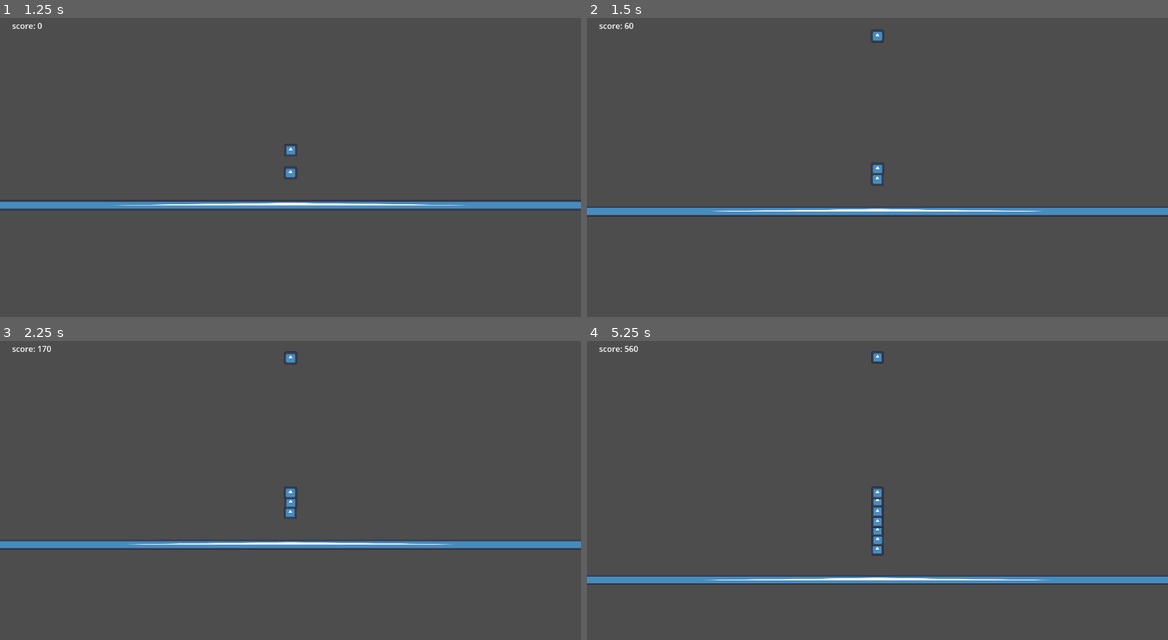
Above: before the commit, frames 1-4 (two rows, left to right).
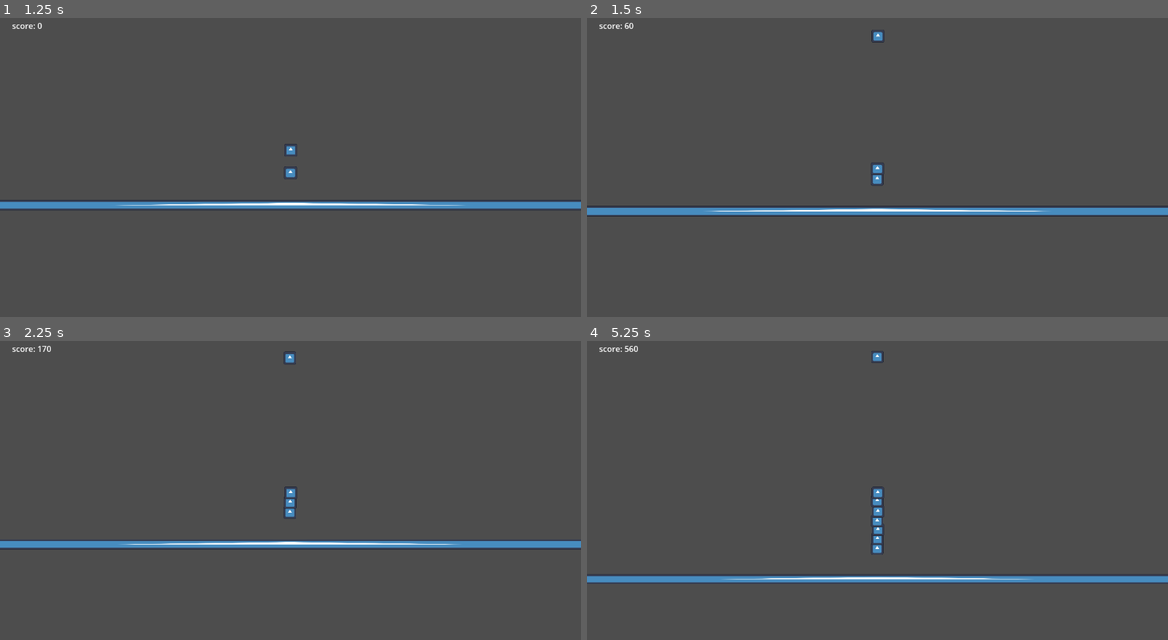
Above: after the commit, the same moments.

Repository: Nemo115/capybara_game
Game: Godot game, scene res://scenes/rigidbody_test_scene.tscn
The game is run twice, just before and just after one commit, with the same random seed, the same clock (stepped at 60 frames per second) and the same inputs. The project has no main scene, so this scene is started directly. The engine's default icon, where the game draws it, is replaced by a stand-in: a white triangle on a blue panel in a dark square.
Inputs:
- Up to frame 1 (1.25 s): tap Space (spawn) at 0.6 s
- Up to frame 2 (1.5 s): tap Space (spawn) at 1.35 s
- Up to frame 3 (2.25 s): tap Space (spawn) at 2.1 s
- Up to frame 4 (5.25 s): tap Space (spawn) every 0.75 s from 2.85 to 5.1 s

Frame 1 is identical in both runs. In frame 2, 0.3% of the frame differs, in the area x 0-100%, y 3-65%; in frame 3, 0.6%; in frame 4, 1.8%, in the area x 0-100%, y 3-82%.

Commit message:
added Camera shake

Diff:
--- a/scenes/rigidbody_test_scene.tscn
+++ b/scenes/rigidbody_test_scene.tscn
@@ -1,7 +1,8 @@
-[gd_scene load_steps=10 format=3 uid="uid://0wkr64r30xxd"]
+[gd_scene load_steps=12 format=3 uid="uid://0wkr64r30xxd"]
 
 [ext_resource type="Texture2D" uid="uid://bmidkq0n1526n" path="res://icon.svg" id="1_daupv"]
 [ext_resource type="Script" path="res://scripts/camera.gd" id="2_7v5iu"]
+[ext_resource type="Shader" path="res://shaders/chromatic_aberration.gdshader" id="4_88qpl"]
 [ext_resource type="PackedScene" uid="uid://dwatgmw27qdx2" path="res://scenes/spawner.tscn" id="4_f31pa"]
 [ext_resource type="PackedScene" uid="uid://b57w4ahy1i3ta" path="res://scenes/tower.tscn" id="5_fs2ga"]
 [ext_resource type="PackedScene" uid="uid://ccsp371h38sbk" path="res://scenes/ui/score_tag.tscn" id="6_bnyq6"]
@@ -9,6 +10,12 @@
 
 [sub_resource type="RectangleShape2D" id="RectangleShape2D_5nr5q"]
 size = Vector2(128, 128)
+
+[sub_resource type="ShaderMaterial" id="ShaderMaterial_mv3m7"]
+shader = ExtResource("4_88qpl")
+shader_parameter/r_displacement = Vector2(0, 0)
+shader_parameter/g_displacement = Vector2(0, 0)
+shader_parameter/b_displacement = Vector2(0, 0)
 
 [sub_resource type="GDScript" id="GDScript_b2yam"]
 
@@ -41,22 +48,12 @@
 position = Vector2(576, 325)
 script = ExtResource("2_7v5iu")
 target_obj = NodePath("../tower/orange_obj")
+randomStrength = 5.0
+shakeFade = 12.0
 
-[node name="spawner" parent="." node_paths=PackedStringArray("camera") instance=ExtResource("4_f31pa")]
-camera = NodePath("../Camera2D")
+[node name="CanvasLayer" type="CanvasLayer" parent="Camera2D"]
 
-[node name="tower" parent="." node_paths=PackedStringArray("obj_tower") instance=ExtResource("5_fs2ga")]
-joint = SubResource("PackedScene_fkm6l")
-obj_tower = [NodePath("orange_obj")]
-
-[node name="orange_obj" parent="tower" instance=ExtResource("6_pojq3")]
-position = Vector2(565, 571)
-falling = false
-in_tower = true
-
-[node name="CanvasLayer" type="CanvasLayer" parent="."]
-
-[node name="Control" type="Control" parent="CanvasLayer"]
+[node name="Control" type="Control" parent="Camera2D/CanvasLayer"]
 layout_mode = 3
 anchors_preset = 8
 anchor_left = 0.5
@@ -71,9 +68,29 @@
 grow_vertical = 2
 size_flags_horizontal = 4
 
-[node name="score_tag" parent="CanvasLayer/Control" instance=ExtResource("6_bnyq6")]
+[node name="score_tag" parent="Camera2D/CanvasLayer/Control" instance=ExtResource("6_bnyq6")]
 layout_mode = 0
 offset_left = 24.0
 offset_top = 21.0
 offset_right = 103.0
 offset_bottom = 44.0
+
+[node name="ColorRect" type="ColorRect" parent="Camera2D/CanvasLayer"]
+material = SubResource("ShaderMaterial_mv3m7")
+anchors_preset = 15
+anchor_right = 1.0
+anchor_bottom = 1.0
+grow_horizontal = 2
+grow_vertical = 2
+
+[node name="spawner" parent="." node_paths=PackedStringArray("camera") instance=ExtResource("4_f31pa")]
+camera = NodePath("../Camera2D")
+
+[node name="tower" parent="." node_paths=PackedStringArray("obj_tower") instance=ExtResource("5_fs2ga")]
+joint = SubResource("PackedScene_fkm6l")
+obj_tower = [NodePath("orange_obj")]
+
+[node name="orange_obj" parent="tower" instance=ExtResource("6_pojq3")]
+position = Vector2(565, 571)
+falling = false
+in_tower = true
--- a/scripts/camera.gd
+++ b/scripts/camera.gd
@@ -3,6 +3,15 @@
 
 @export var target_obj: Falling_OBJ
 @export var smoothing: float = 0.08
+
+##Camera Shake variables
+@export_group("Camera Shake")
+
+@export var randomStrength: float = 30.0
+@export var shakeFade: float = 5.0
+
+var rng = RandomNumberGenerator.new()
+var shake_strength: float = 0.0
 
 func _ready() -> void:
 	Globals.tower.added_obj.connect(new_obj)
@@ -10,6 +19,17 @@
 func _physics_process(delta: float) -> void:
 	if target_obj:
 		position = lerp(position, target_obj.position, smoothing)
+
+	##Camera Shake Logic
+	if shake_strength > 0:
+		shake_strength = lerp(shake_strength, 0.0, shakeFade * delta)
+		offset = randomOffset()
+
+##Camera Shake Functions
+func apply_shake():
+	shake_strength = randomStrength
+func randomOffset() -> Vector2:
+	return Vector2(rng.randf_range(-shake_strength, shake_strength), rng.randf_range(-shake_strength, shake_strength))
 
 #Calculate where the spawner needs to be above the camera view
 #This function is accessed in the spawner.gd script
@@ -28,3 +48,4 @@
 func new_obj():
 	zoom_out()
 	target_obj = Globals.tower.get_highest_obj()
+	apply_shake()
--- a/scripts/score_tag.gd
+++ b/scripts/score_tag.gd
@@ -15,7 +15,6 @@
 	if (cur_score < Globals.score):
 		timer.start(time_per_increment)
 
-
 func timeout() -> void:
 	cur_score += 10
 	set_score()
--- /dev/null
+++ b/shaders/chromatic_aberration.gdshader
@@ -0,0 +1,25 @@
+// chromatic aberration
+//---------------------------------
+
+shader_type canvas_item;
+
+uniform sampler2D SCREEN_TEXTURE: hint_screen_texture, filter_linear_mipmap;
+
+uniform vec2 r_displacement = vec2(3.0, 0.0);
+uniform vec2 g_displacement = vec2(0.0, 0.0);
+uniform vec2 b_displacement = vec2(-3.0, 0.0);
+
+
+void fragment()
+{
+	float r = texture(SCREEN_TEXTURE, SCREEN_UV + vec2(SCREEN_PIXEL_SIZE*r_displacement), 0.0).r;
+	float g = texture(SCREEN_TEXTURE, SCREEN_UV + vec2(SCREEN_PIXEL_SIZE*g_displacement), 0.0).g;
+	float b = texture(SCREEN_TEXTURE, SCREEN_UV + vec2(SCREEN_PIXEL_SIZE*b_displacement), 0.0).b;
+
+	COLOR = vec4(r, g, b, 1.0);
+}
+
+//void light() {
+	// Called for every pixel for every light affecting the CanvasItem.
+	// Uncomment to replace the default light processing function with this one.
+//}
